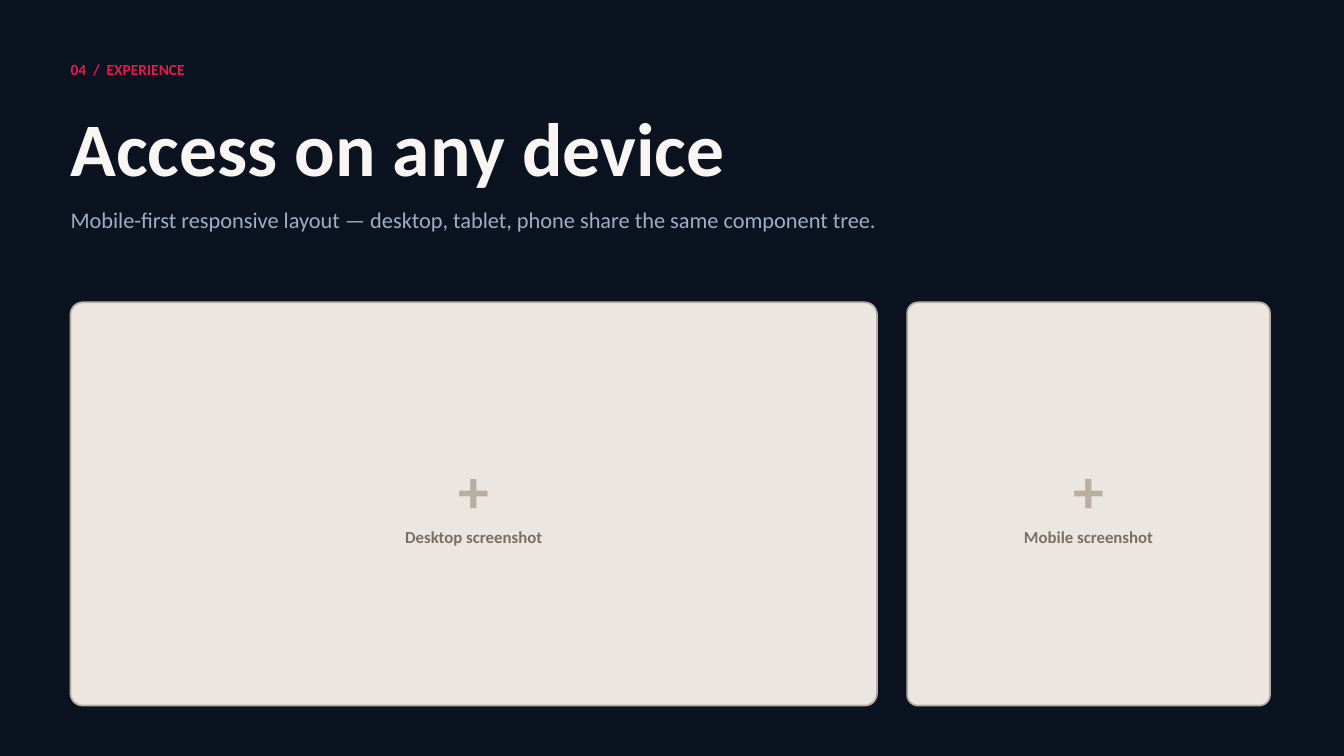
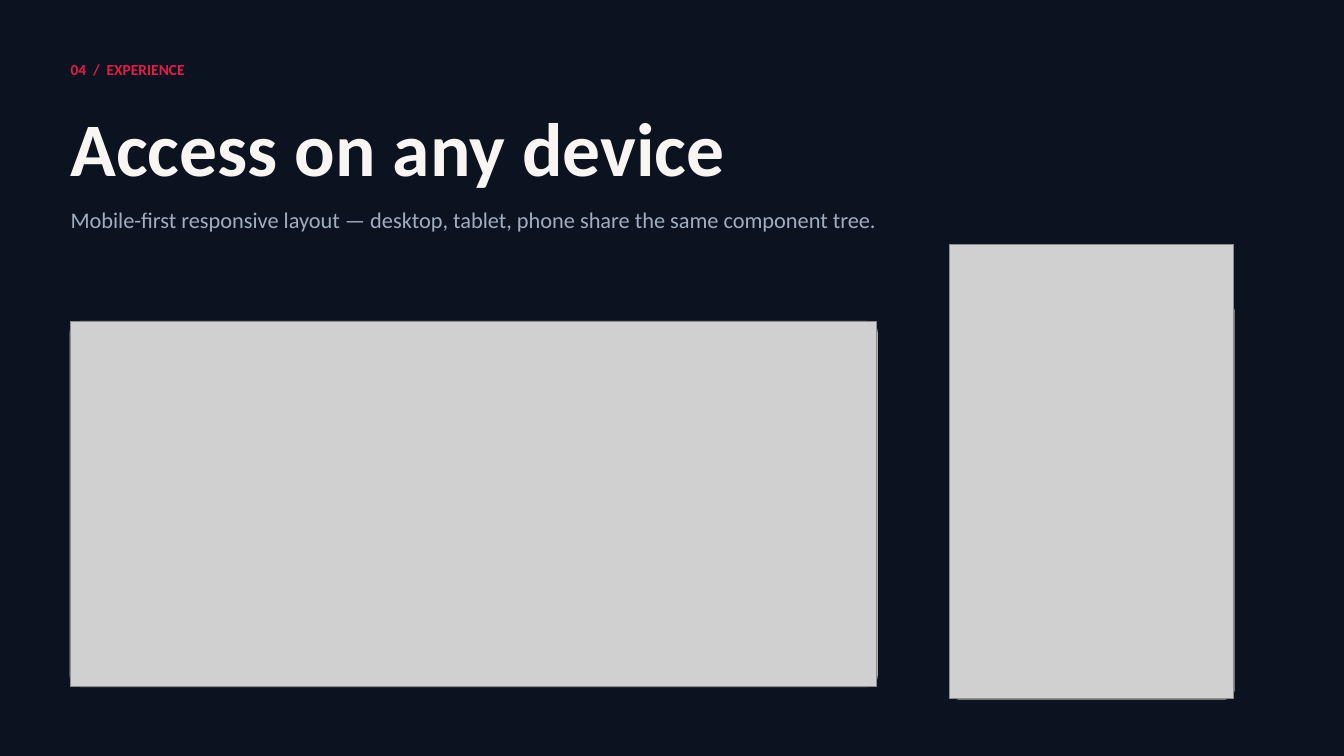
Before and after one commit to opoiasnik/FSA-BE, a slide deck: slide 5 of docs/presentation/FSA-Rental-Presentation.pptx. Drawn at 1344x756 pixels with LibreOffice and Linux fonts; fonts in the diff are those of the drawing; grey boxes stand for pictures. Boxes give left, top, right and bottom in pixels: in the first picture for what was removed or moved away, otherwise in the second. Text is boxed around its words. In the diff, an @@ line names an element or a change of style, - is before the commit and + after.

```diff
--- a/docs/presentation/FSA-Rental-Presentation.pptx
+++ b/docs/presentation/FSA-Rental-Presentation.pptx
@@ picture added at (950, 244, 1234, 699) @@
@@ rounded rectangle: place and size @@
-rounded rectangle at (71, 302, 877, 706)
+rounded rectangle at (71, 322, 877, 687)
@@ picture added at (71, 322, 877, 687) @@
@@ rounded rectangle: place and size @@
-rounded rectangle at (907, 302, 1270, 706)
+rounded rectangle at (950, 302, 1234, 699)
@@ text removed at (405, 531, 542, 546) @@
-Desktop screenshot
@@ text removed at (1024, 531, 1153, 543) @@
-Mobile screenshot
```
Also in this commit, not shown: 5 other slides changed, 3 slides added, 3 slides removed, 11 other files.
